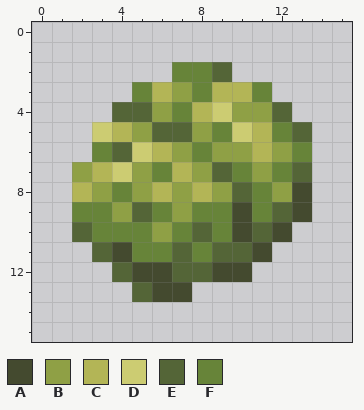
Pixel-art sprite: core/assets/mvndicraft/textures/farming/rotten_cabbage.png. Above, as it was before the edit.
The file is 16x16 pixels.
Palette (. is transparent): A #444a2f  B #8fa045  C #b3b556  D #cccc72  E #546537  F #678439
Now the later version:
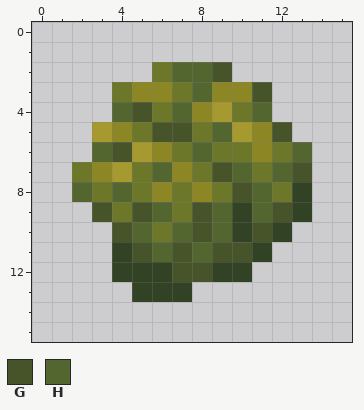
Colours new in this view: G #47542a  H #546630
What changed:
colour A: #444a2f -> #324224
colour B: #8fa045 -> #6c7729
colour C: #b3b556 -> #8c8724
colour D: #cccc72 -> #a59930
y 2: x 6..9 .FFE -> BHHG
y 3: x 4..5 .F -> BC; x 8 F -> H; x 11 F -> G
y 4: x 4..5 EE -> HG; x 7 F -> H; x 11..12 BE -> H.
y 5: x 6..7 EE -> GG; x 9 F -> H; x 12..13 FE -> G.
y 6: x 3..4 FE -> HG; x 8 F -> H; x 13 F -> H
y 7: x 6 F -> H; x 9..10 EF -> GH; x 12..13 FE -> HG
y 8: x 2 C -> H; x 4 F -> H; x 10..11 EF -> GH
y 9: x 2..3 FF -> .G; x 5..6 EF -> GH; x 8..9 FF -> GH; x 11..12 FE -> HG
y 10: x 2..5 EFFF -> ..GH; x 7..9 FEF -> HGH; x 11 E -> G
y 11: x 3 E -> .; x 5..10 FFEFEE -> GHGHGG
y 12: x 4 E -> A; x 7..8 EE -> GG
y 13: x 5 E -> A
